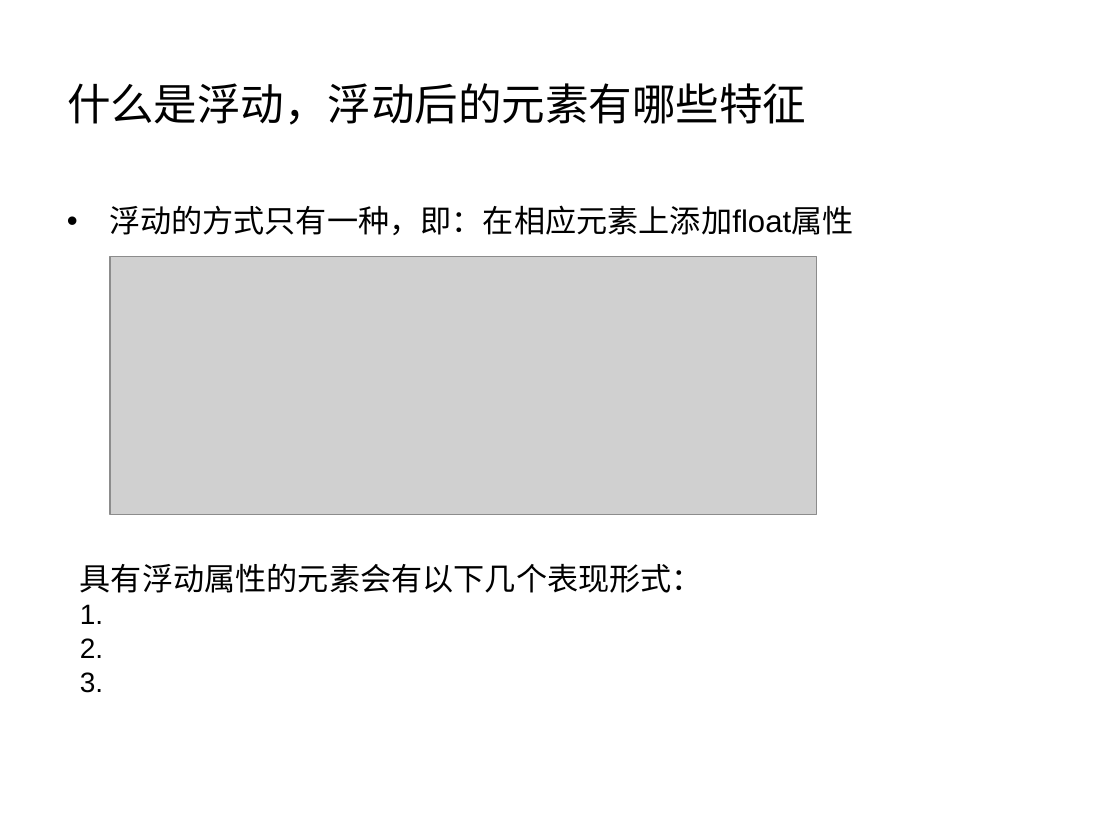
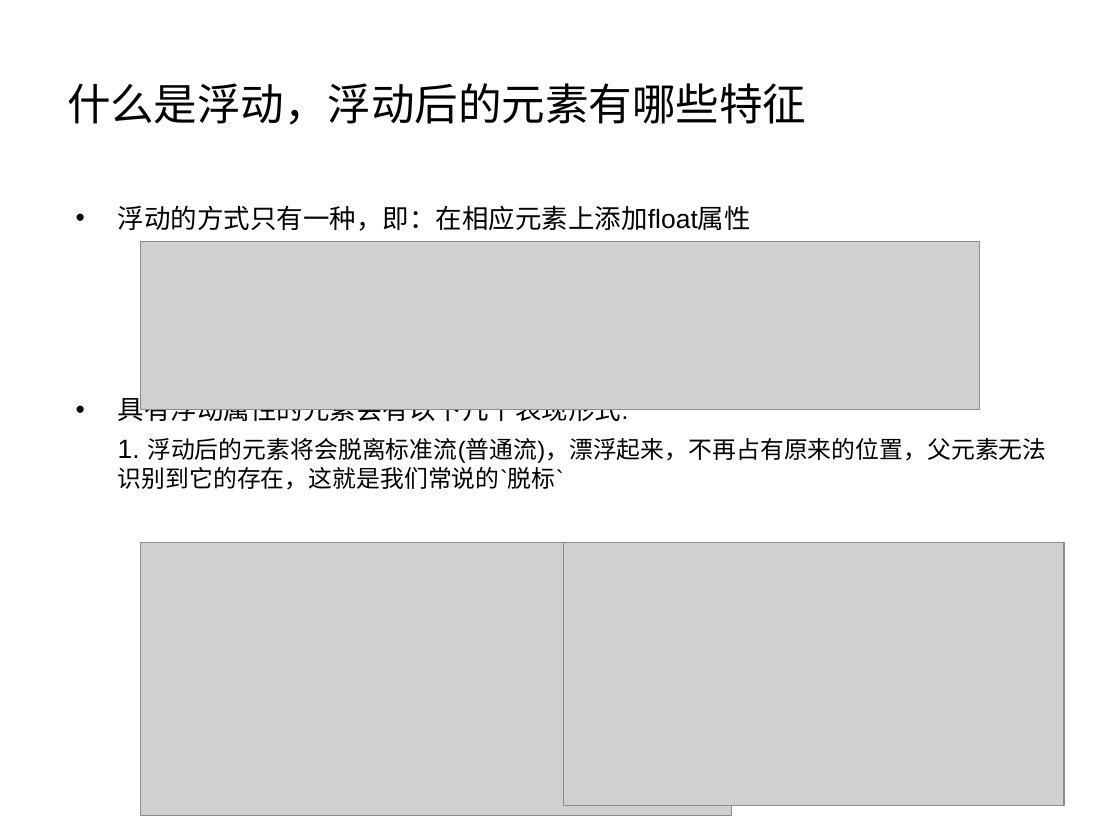
Before and after one commit to tiptophs/float, a slide deck: slide 5 of 浮动.ppt. Drawn at 1120x840 pixels with LibreOffice and Linux fonts; fonts in the diff are those of the drawing; grey boxes stand for pictures. Boxes give left, top, right and bottom in pixels: in the first picture for what was removed or moved away, otherwise in the second. Text is boxed around its words. In the diff, an @@ line names an element or a change of style, - is before the commit and + after.

```diff
--- a/浮动.ppt
+++ b/浮动.ppt
@@ text "浮动的方式只有一种，即：在相应元素上添加float属性": place and size @@
-text "浮动的方式只有一种，即：在相应元素上添加float属性" at (109,205,854,235)
+text "浮动的方式只有一种，即：在相应元素上添加float属性" at (118,205,1046,490)
@@ text at (118,205,751,231): size 20 to 17 pt in "浮动的方式只有一种，即：在相应元素上添加float属性" @@
@@ picture added at (141,242,980,410) @@
@@ text at (118,392,1046,490): paragraphs added @@
+• 具有浮动属性的元素会有以下几个表现形式:
+1. 浮动后的元素将会脱离标准流(普通流)，漂浮起来，不再占有原来的位置，父元素无法识别到它的存在，这就是我们常说的`脱标`
@@ text removed at (80,563,703,693) @@
-具有浮动属性的元素会有以下几个表现形式：
-1.
-2.
-3.
@@ picture: place and size @@
-picture at (110,256,816,515)
+picture at (141,542,732,814)
@@ picture added at (563,542,1064,805) @@
```
Also in this commit, not shown: 10 slides added, 4 slides removed, 6 other files.
